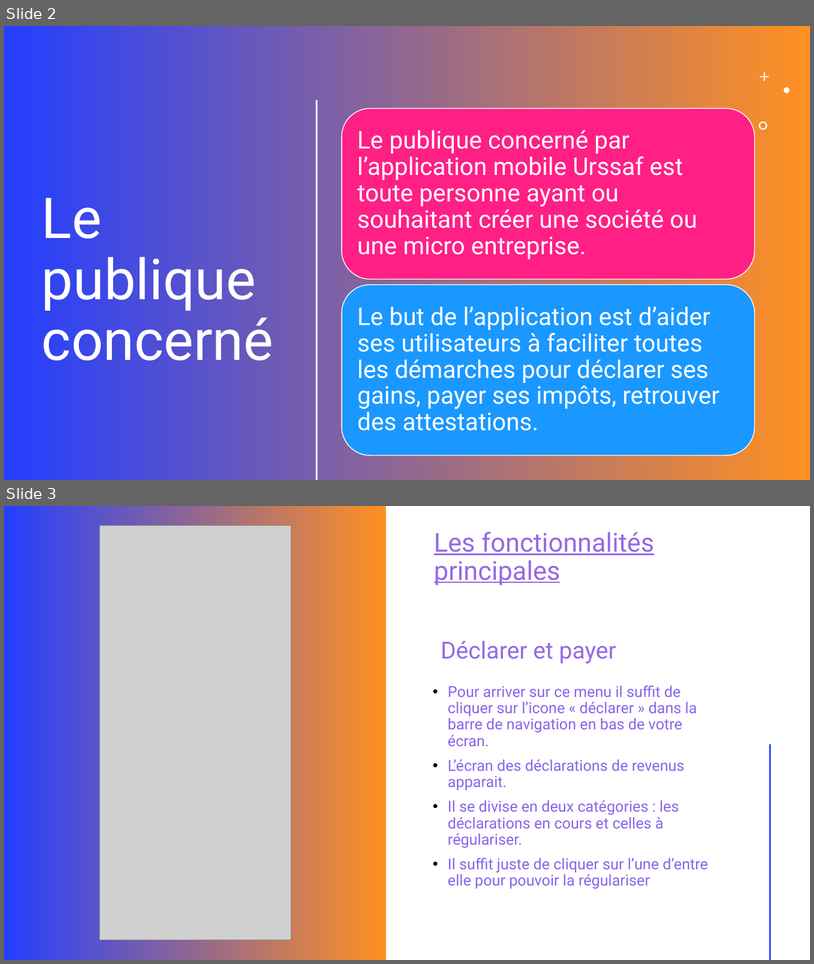
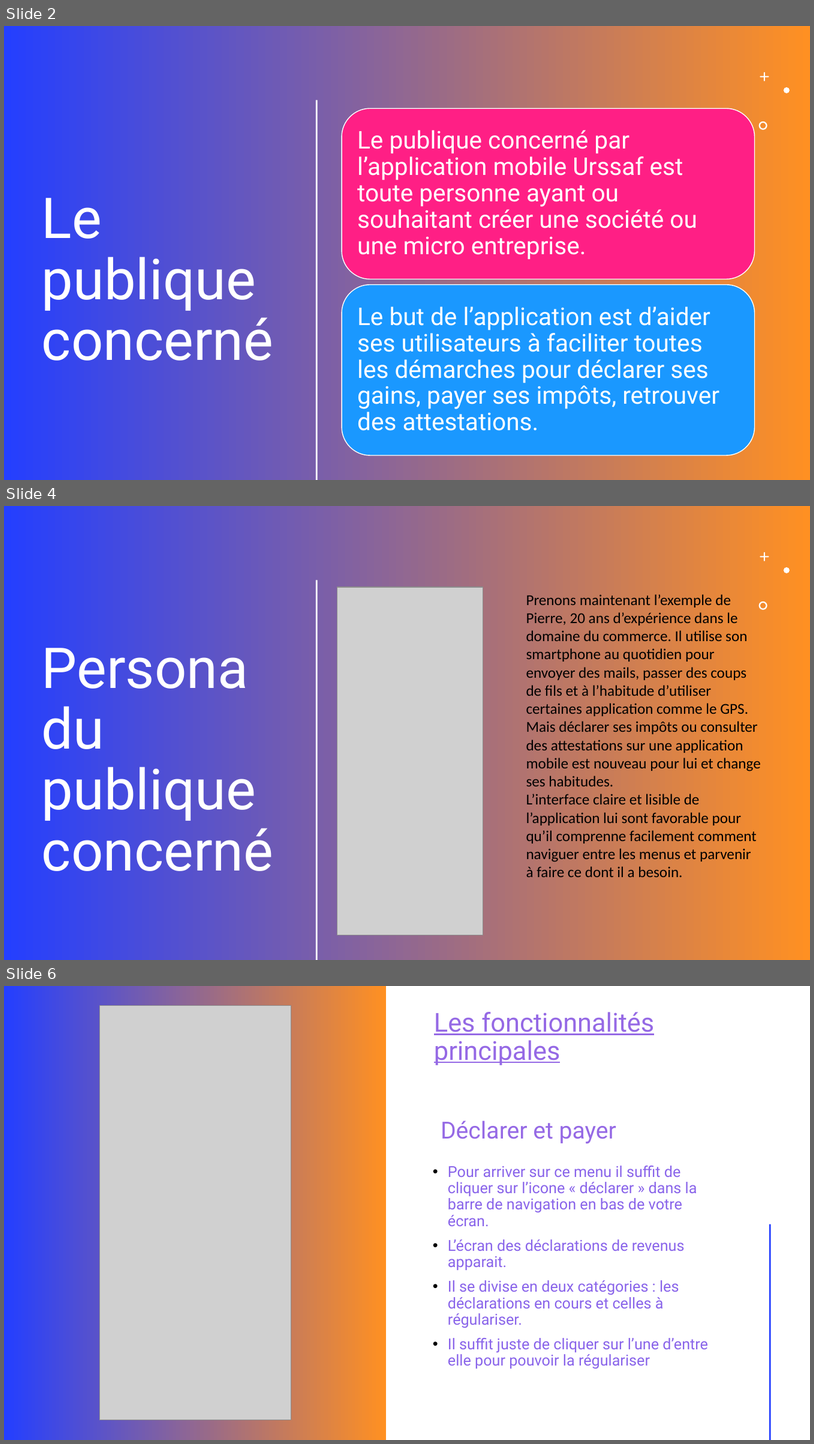
Before and after one commit to Dayvin30/UI-UX-Studi, a slide deck: Présentation powerpoint/L’Application mobile Urssaf.odp. Shown one above the other, each under a label of ours: slides 2 and 3 before the commit, slides 2, 4 and 6 after it; the slides between them are not shown. The pictures are 814x964 and 814x1444 pixels, drawn with LibreOffice and Linux fonts; fonts in the diff are those of the drawing; grey boxes stand for pictures. Boxes give left, top, right and bottom in pixels: in the first picture for what was removed or moved away, otherwise in the second. Text is boxed around its words. In the diff, an @@ line names an element or a change of style, - is before the commit and + after.

```diff
--- a/Présentation powerpoint/L’Application mobile Urssaf.odp
+++ b/Présentation powerpoint/L’Application mobile Urssaf.odp
@@ slide 4 added at (4, 506, 810, 960), background gradient #F6F8FC to #ABC0E4; not listed: 1 template element that a slide beside it also shows @@
@@ freeform shape added at (4, 506, 810, 960), fill gradient #243FFF to #FF9022 @@
@@ freeform shape added at (760, 552, 769, 561), fill #FFFFFF @@
@@ freeform shape added at (785, 567, 791, 573), fill #FFFFFF @@
@@ line added from (317, 581) to (317, 959), #FFFFFF 2.01 pt @@
@@ picture added at (338, 587, 484, 935) @@
@@ text added at (527, 594, 761, 877), 18 pt, text #000000 @@
+Prenons maintenant l’exemple de Pierre, 20 ans d’expérience dans le domaine du commerce. Il utilise son smartphone au quotidien pour envoyer des mails, passer des coups de fils et à l’habitude d’utiliser certaines application comme le GPS.
+Mais déclarer ses impôts ou consulter des attestations sur une application mobile est nouveau pour lui et change ses habitudes.
+L’interface claire et lisible de l’application lui sont favorable pour qu’il comprenne facilement comment naviguer entre les menus et parvenir à faire ce dont il a besoin.
@@ freeform shape added at (759, 601, 768, 610), fill #FFFFFF @@
@@ title added at (42, 648, 273, 871), 67 pt, text #FFFFFF @@
+Persona du publique concerné
@@ what was slide 3 is now slide 6 @@
```
Also in this commit, not shown: 2 slides changed, 3 other slides added, 4 other files.
